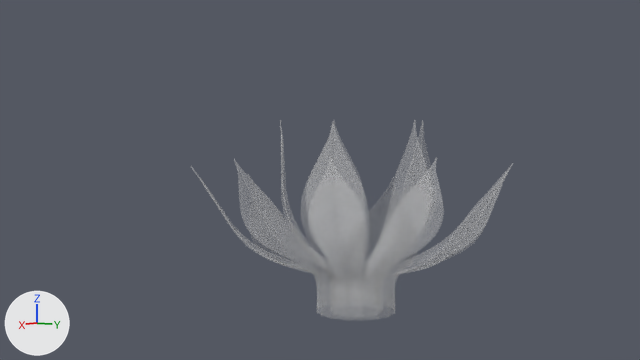
An edit to the Blender file shade-GOOD.blend, drawn before and after from the same camera.
The view is the same before and after, from the file's camera 'Camera'. The lights are fixed; the arrows at lower left show +X, +Y and +Z.

In view in the first picture: 'inner-array-5', 'outer-array-8'.
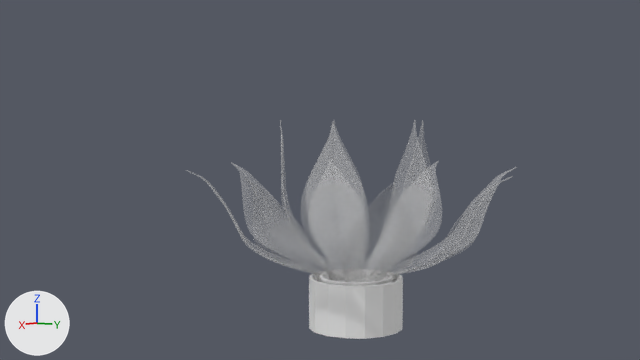
Location of each change, (x1, y1, x2, y2) in pixels of the pictures (640 x 360 px; the box of a moved part takes in the faces that stretch with it):
'outer-array-8', reshaped: before (191, 157, 513, 321); after (186, 161, 517, 286)
'base', added: after (309, 274, 403, 339)
part 1 of me_circle_004, moved or reshaped: before (191, 157, 513, 247); after (186, 161, 517, 247)

What changed in the scene script:
```text
Change me_circle_004:
    used by ob_outer_array_8; location = (0.0, 0.0, 0.0); rotation_euler = (0.0, 0.0, 0.393), in degrees (0, 0, 23)
    remove me_circle_004.from_pydata(...)  # 3470 vertices, 3498 faces; spans x -0.02..2.26, y 0.8..4.47, z -0.28..4.12
    add me_circle_004.from_pydata(...)  # 3470 vertices, 3498 faces; spans x -0.02..2.22, y 0.8..4.58, z -0.28..4.0
    me_circle_004 part 1: 1594 of 3470 vertices moved; they spanned x 0.36..2.26, y 2.69..4.47, z 1.91..4.12 and now span x 0.36..2.22, y 2.68..4.58, z 1.92..4.0; mean shift (-0.03, -0.06, 0.06); largest move (1.48, 3.74, 2.91) -> (1.42, 3.6, 3.03)
Add me_cylinder:
    me_cylinder.from_pydata(...)  # 80 vertices, 64 faces; spans x -1.41..1.41, y -1.41..1.41, z -0.75..0.79
Add ob_base:
    ob_base = bpy.data.objects.new('base', me_cylinder)
    ob_base.location = (0.0, 0.0, 0.0)
    ob_base.scale = (0.999, 0.999, 1.0)
    _m = ob_base.modifiers.new('Solidify', 'SOLIDIFY')
    _m.thickness = 0.09
```
